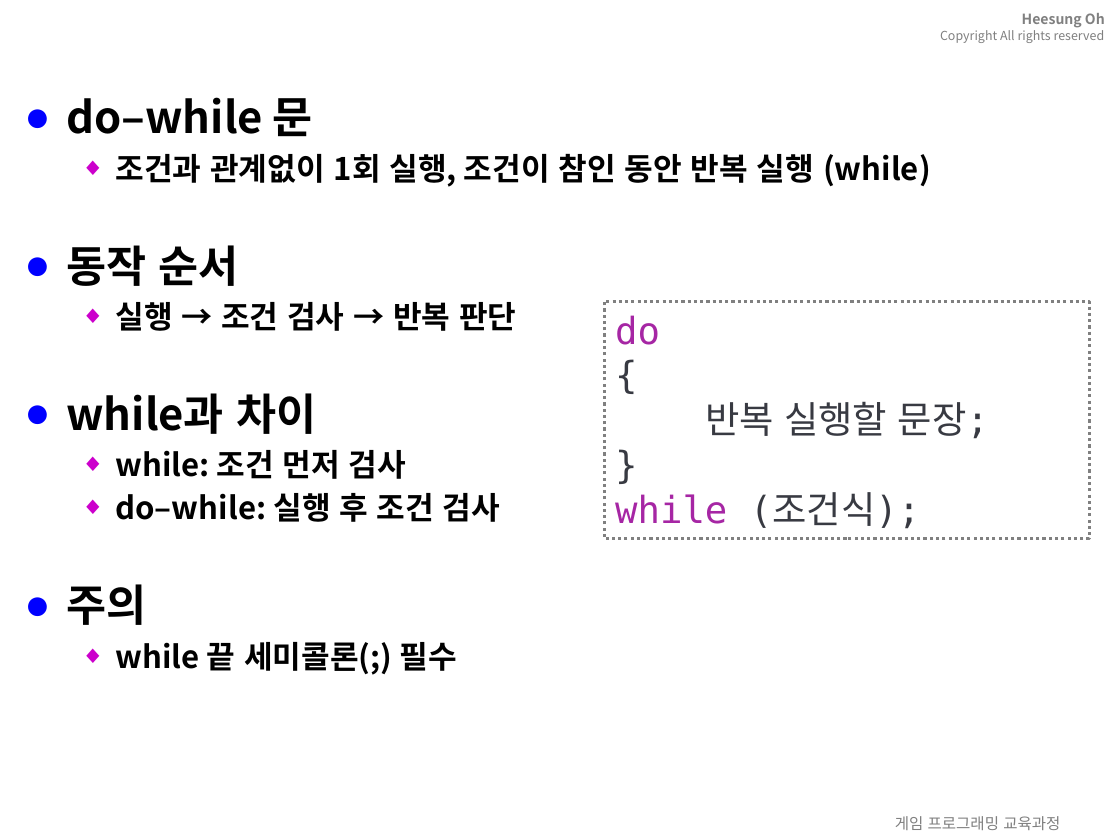
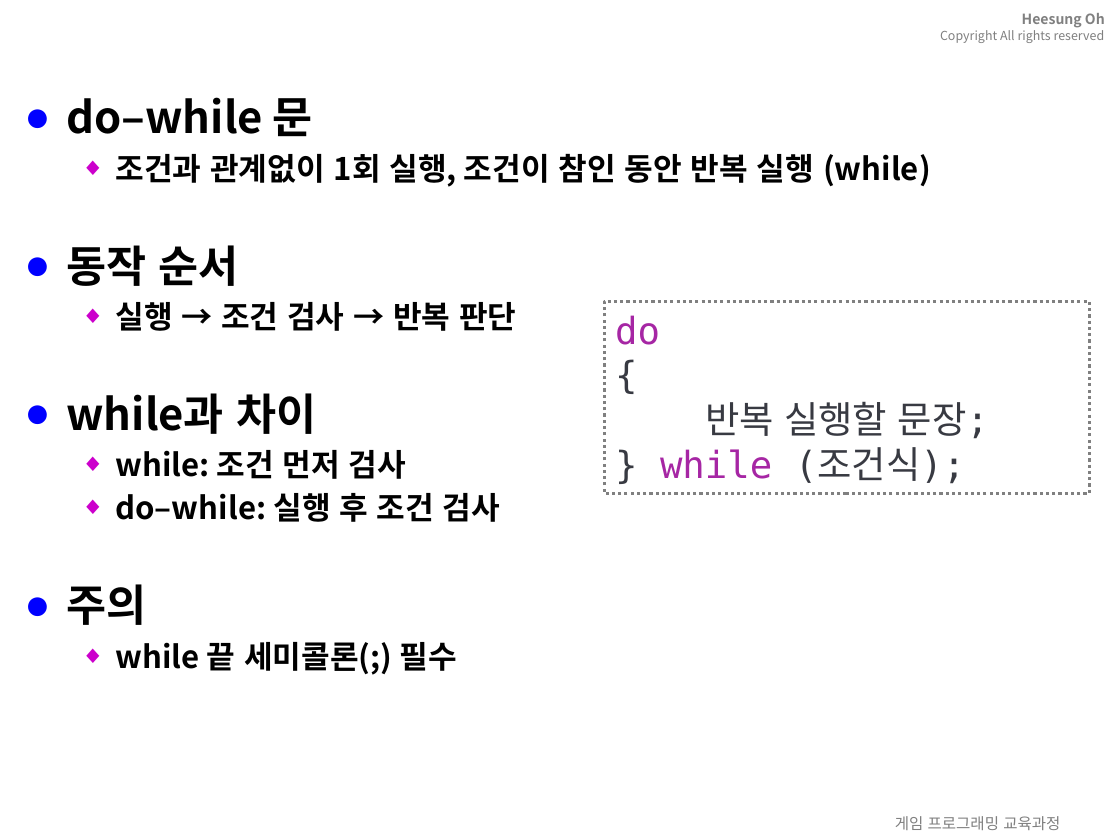
Before and after one commit to 3dapi/bs01_c, a slide deck: slide 24 of ppt/07.C언어-제어문_반복문.pptx. Drawn at 1120x840 pixels with LibreOffice and Linux fonts; fonts in the diff are those of the drawing; background and template pictures are left out. Boxes give left, top, right and bottom in pixels: in the first picture for what was removed or moved away, otherwise in the second. Text is boxed around its words. In the diff, an @@ line names an element or a change of style, - is before the commit and + after.

```diff
--- a/ppt/07.C언어-제어문_반복문.pptx
+++ b/ppt/07.C언어-제어문_반복문.pptx
@@ rectangle "do { 반복 실행할 문장; ...": place and size @@
-rectangle "do { 반복 실행할 문장; ..." at (604,301,1089,539)
+rectangle "do { 반복 실행할 문장; ..." at (604,301,1089,494)
```
Also in this commit, not shown: 3 other slides changed, 54 other files.
